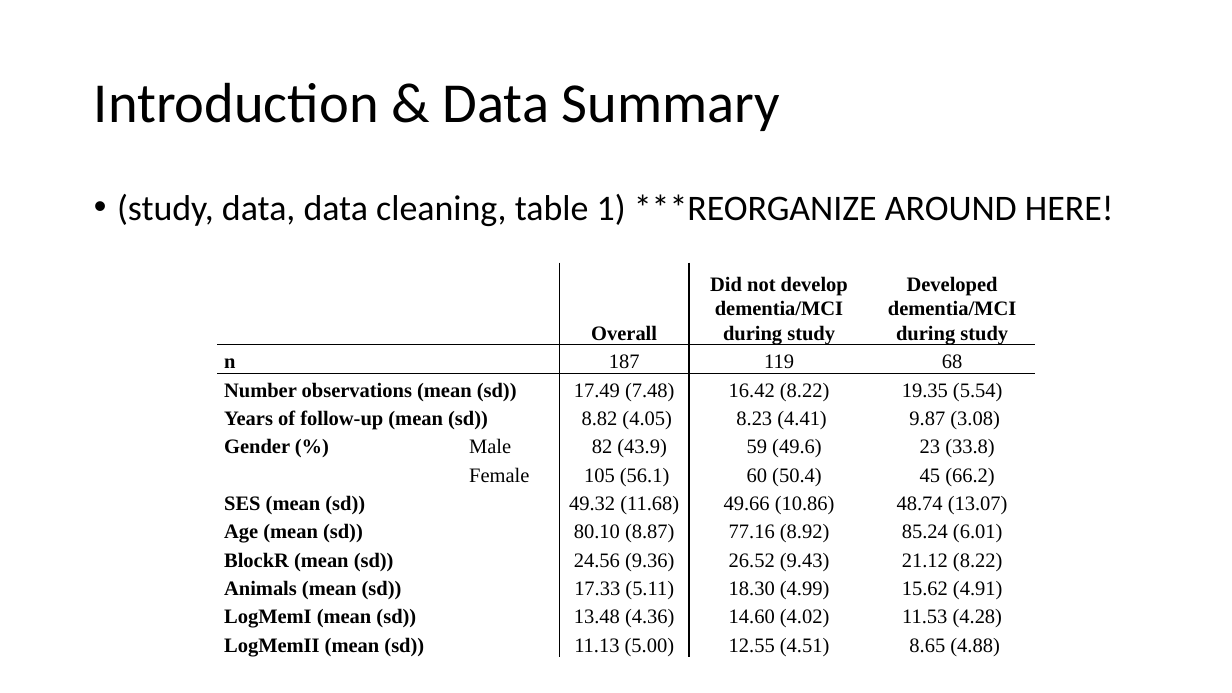
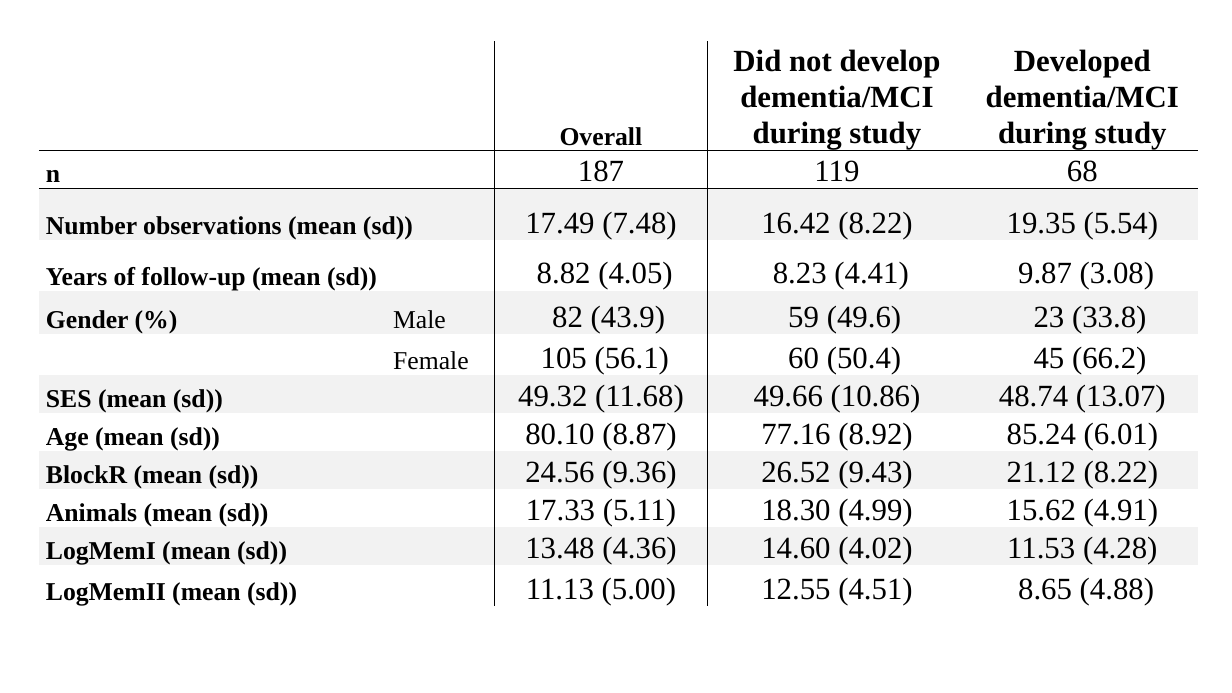
Before and after one commit to johnsra3/bios6623-johnsra3, a slide deck: slide 3 of Project3/Reports/Project 3 Final Presentation.pptx (slide 2 before the commit). Drawn at 1232x693 pixels with LibreOffice and Linux fonts; fonts in the diff are those of the drawing. Boxes give left, top, right and bottom in pixels: in the first picture for what was removed or moved away, otherwise in the second. Text is boxed around its words. In the diff, an @@ line names an element or a change of style, - is before the commit and + after.

Commit message:
Added results to presentation, updated tables in report

```diff
--- a/Project3/Reports/Project 3 Final Presentation.pptx
+++ b/Project3/Reports/Project 3 Final Presentation.pptx
@@ table at (x1=39, y1=42, x2=1199, y2=623) @@
+column 2:  |  |  |  |  |  |  |  |  |  |  | 
@@ table resized from (x1=217, y1=262, x2=1035, y2=661) to (x1=39, y1=42, x2=1199, y2=623) @@
@@ title removed at (x1=94, y1=82, x2=780, y2=131) @@
-Introduction & Data Summary
@@ text removed at (x1=117, y1=194, x2=1114, y2=226) @@
-• (study, data, data cleaning, table 1) ***REORGANIZE AROUND HERE!
```
Also in this commit, not shown: 1 other slide changed, 4 slides added, 4 slides removed, 11 other files.
